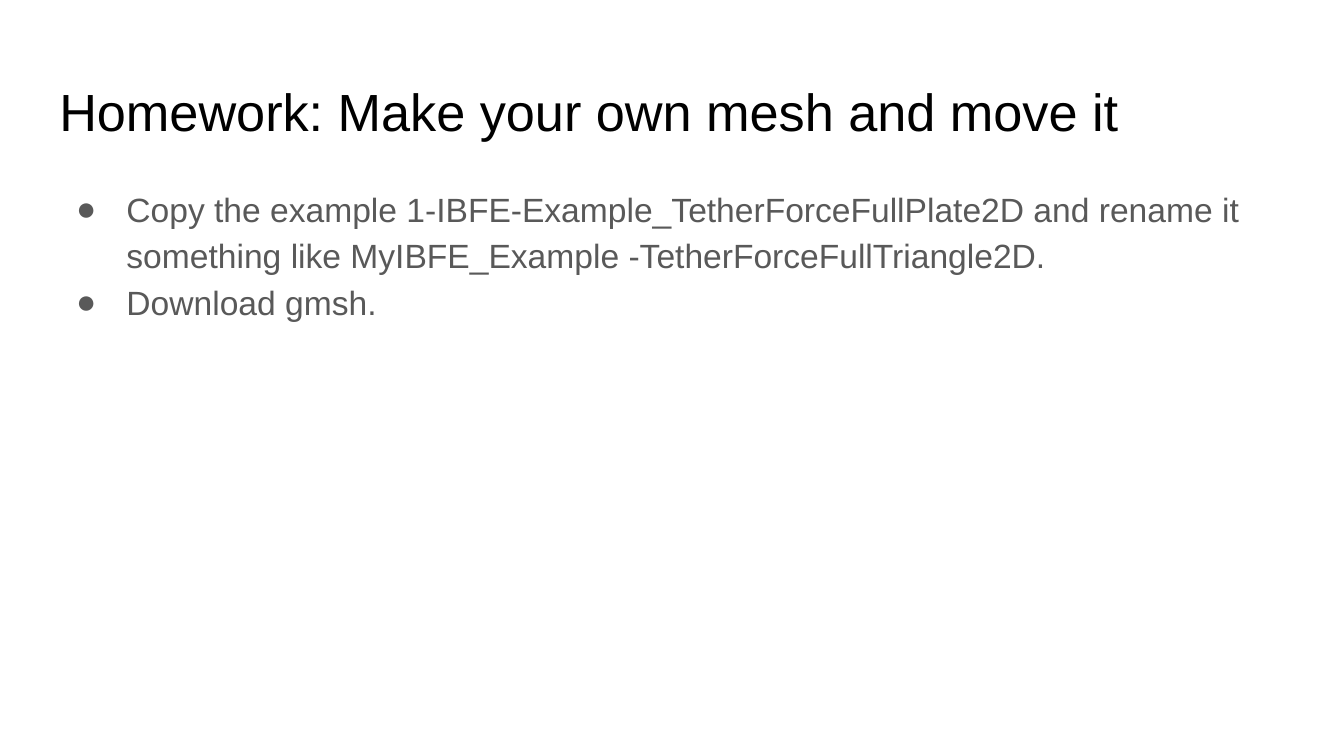
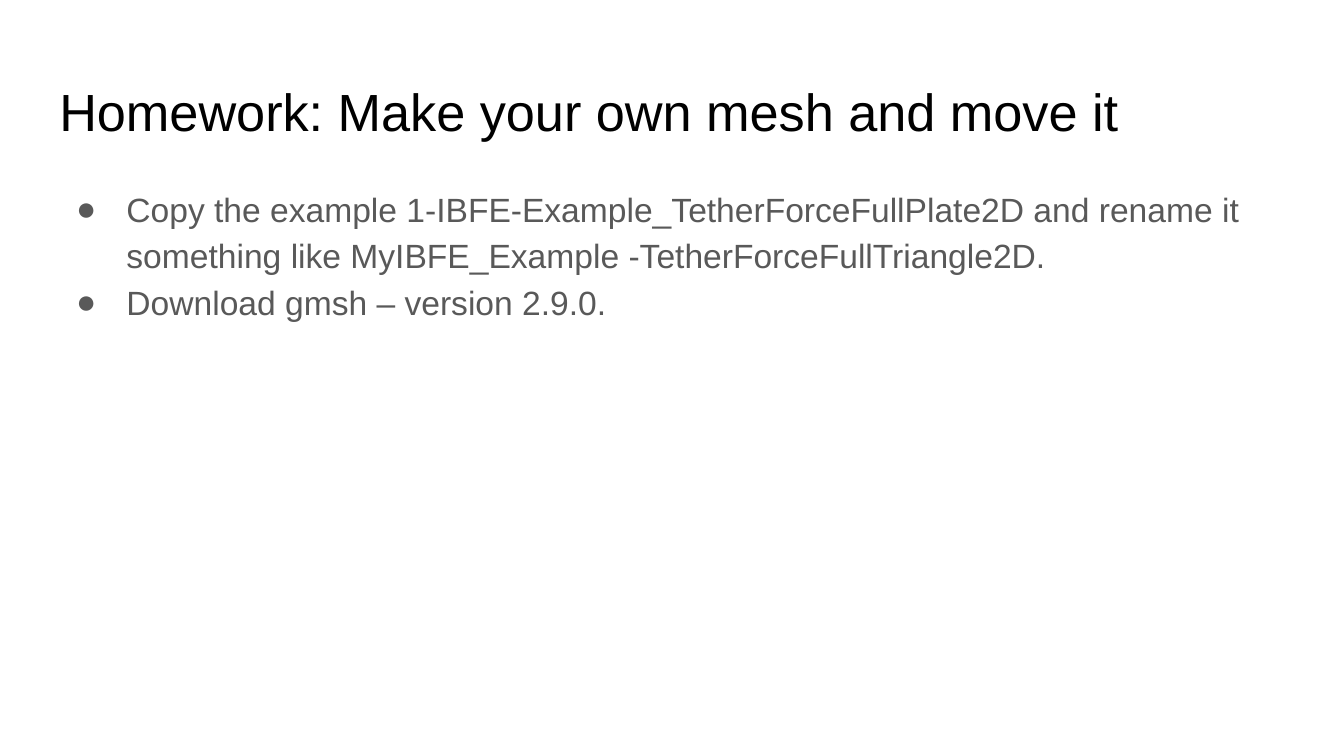
Before and after one commit to fairyflies9/IBAMR-Tutorials, a slide deck: slide 2 of IBFE Lectures/2-IBFE Make your own mesh and move it!.pptx. Drawn at 1344x756 pixels with LibreOffice and Linux fonts; fonts in the diff are those of the drawing. Boxes give left, top, right and bottom in pixels: in the first picture for what was removed or moved away, otherwise in the second. Text is boxed around its words. In the diff, an @@ line names an element or a change of style, - is before the commit and + after.

```diff
--- a/IBFE Lectures/2-IBFE Make your own mesh and move it!.pptx
+++ b/IBFE Lectures/2-IBFE Make your own mesh and move it!.pptx
@@ text at <box>126,290,606,321</box>: text changed @@
-● Download gmsh.
+● Download gmsh – version 2.9.0.
```
Also in this commit, not shown: 1 other slide changed, 16 other files.
